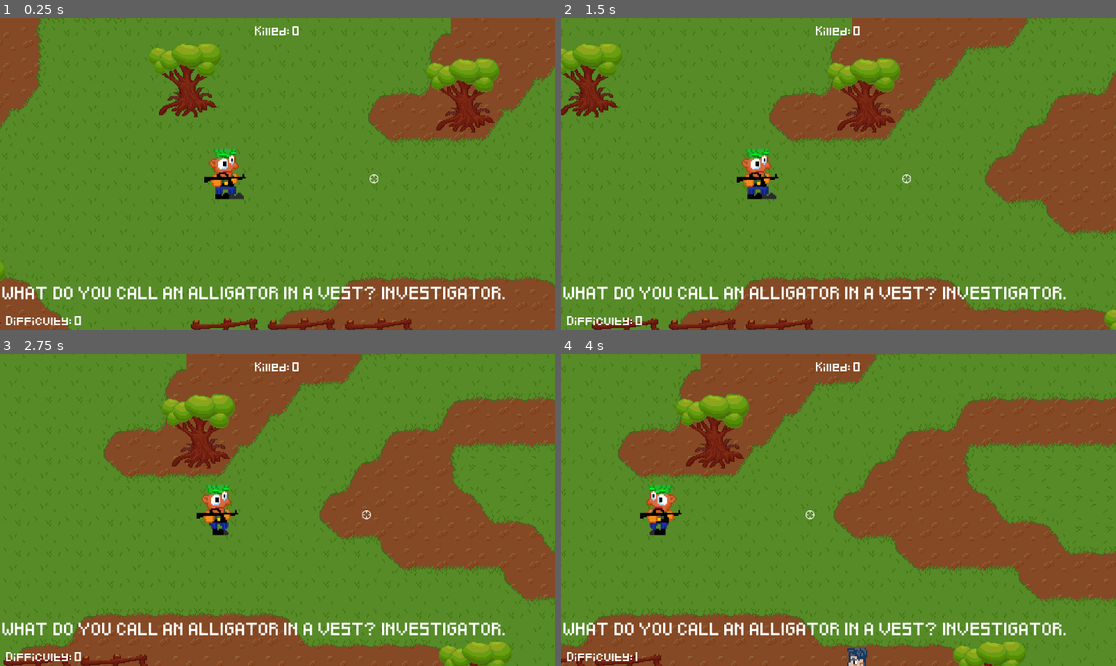
Above: before the commit, frames 1-4 (two rows, left to right).
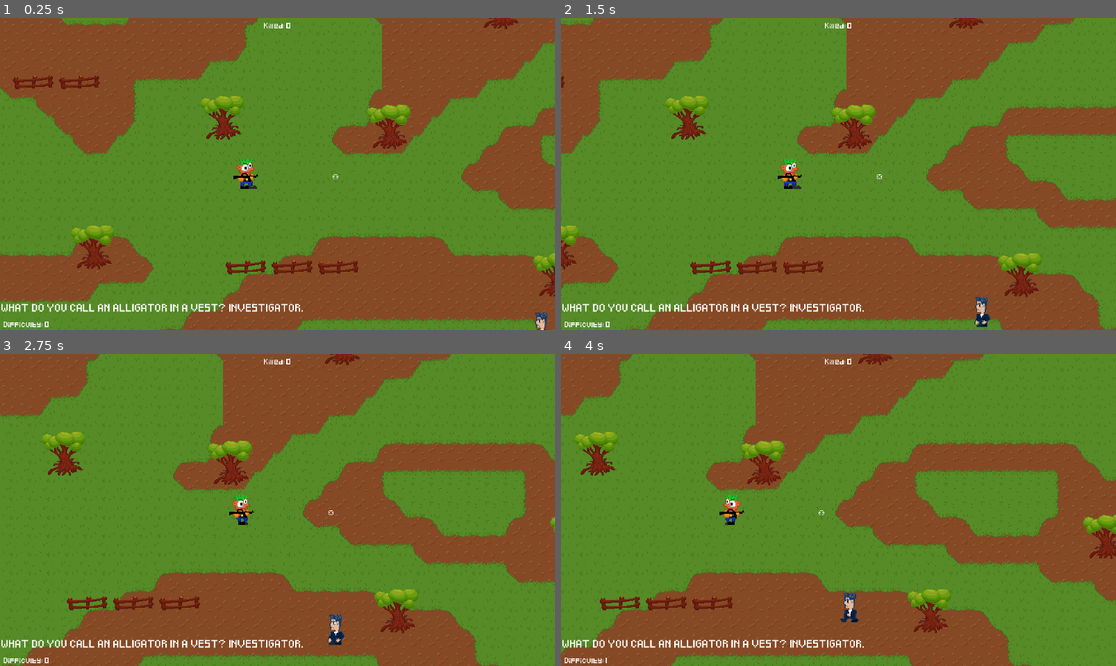
Above: after the commit, the same moments.

Repository: Fjonan/PeterPun
Game: Godot game, scene res://scenes/main.tscn
Same seed, same stepped clock (60 frames per second), same inputs: the game is played once before the commit and once after it.
Inputs (mouse positions are in pixels of both pictures, inside the frame that each line leads up to):
- Up to frame 1 (0.25 s): no input
- Up to frame 2 (1.5 s): tap Enter (ui_accept) at 0.5, 0.77 s; move the mouse to (960, 158) at 0.52 s; hold Right (ui_right) 0.53-1.25 s; hold F 0.53-1.25 s; click (960, 158) at 0.67 s; drag from (727, 189) to (810, 236) at 1.27 s
- Up to frame 3 (2.75 s): move the mouse to (333, 441) at 2.02 s; hold Right (ui_right) from 2.03 s (still down); hold F from 2.03 s (still down)
- Up to frame 4 (4 s): release Right (ui_right) at 2.75 s; release F at 2.75 s; drag from (810, 572) to (672, 463) at 2.77 s; move the mouse to (1005, 556) at 3.52 s; hold Left (ui_left) from 3.53 s (still down); hold F from 3.53 s (still down); tap Enter (ui_accept) at 3.77 s

The runs differ from the first frame. In frame 1, 43% of the frame differs, in the area x 0-100%, y 0-100%; in frame 2, 38%; in frame 3, 41%; in frame 4, 45%.

Commit message:
fullsceen

Diff:
--- a/project.godot
+++ b/project.godot
@@ -19,6 +19,12 @@
 
 PromptList="*res://scripts/promptList.gd"
 GlobalSignals="*res://scripts/globalSignals.gd"
+
+[display]
+
+window/size/viewport_width=1920
+window/size/viewport_height=1080
+window/size/mode=3
 
 [dotnet]
 
--- a/scenes/main.tscn
+++ b/scenes/main.tscn
@@ -54,6 +54,7 @@
 autostart = true
 
 [node name="ItemTimer" type="Timer" parent="."]
+wait_time = 3.0
 
 [node name="Player" parent="." instance=ExtResource("2_ac05l")]
 
Not shown, added: assets/audio/bell_of_death.mp3.import
Not shown, added: assets/audio/scream03.mp3.import
Not shown, added: assets/audio/scream04.mp3.import
Not shown, added: assets/audio/bell_of_death.mp3
Not shown, added: assets/audio/scream03.mp3
Not shown, added: assets/audio/scream04.mp3
